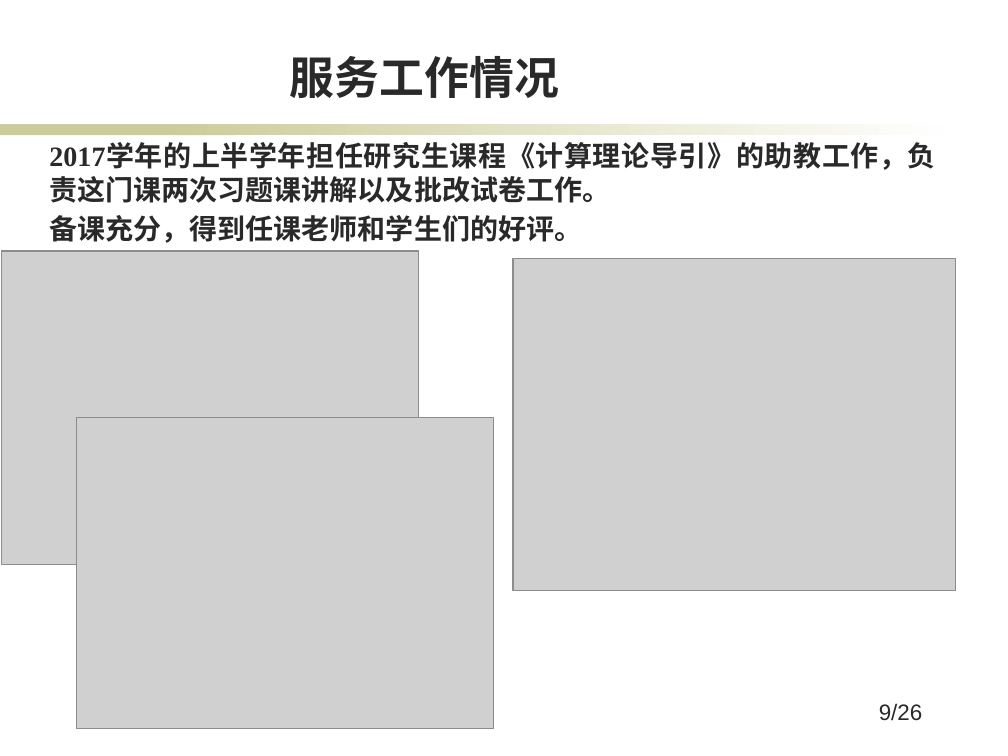
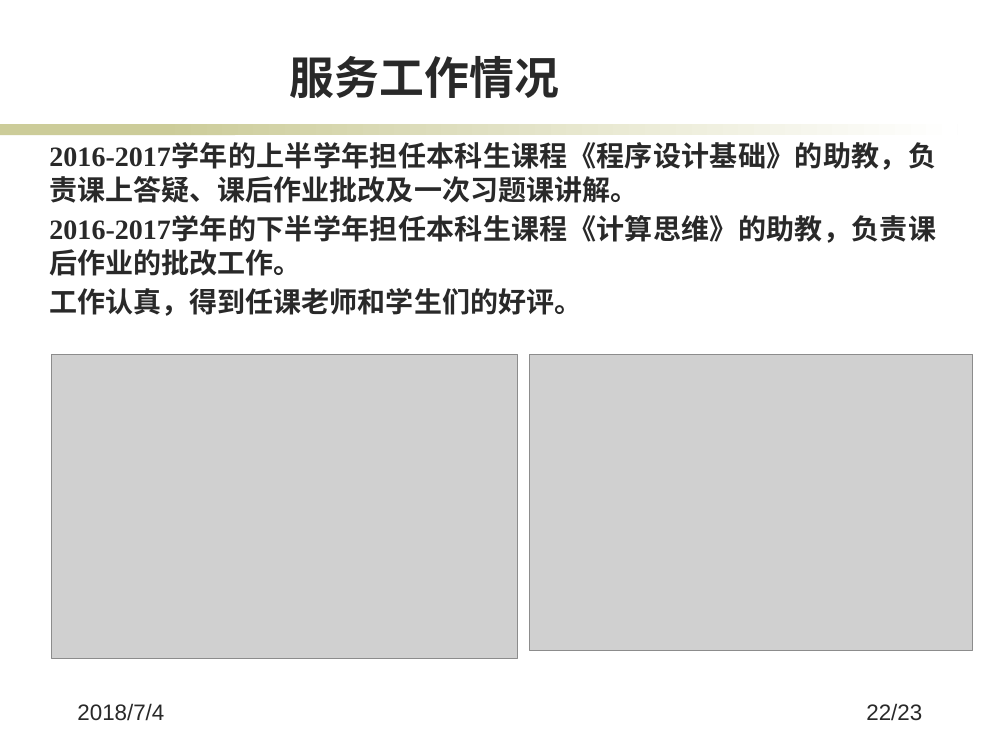
Before and after one commit to jkfhklh/papers-reading, a slide deck: slide 22 of 中期考核2018/B14.pptx (slide 9 before the commit). Drawn at 1008x756 pixels with LibreOffice and Linux fonts; fonts in the diff are those of the drawing; grey boxes stand for pictures; background and template pictures are left out. Boxes give left, top, right and bottom in pixels: in the first picture for what was removed or moved away, otherwise in the second. Text is boxed around its words. In the diff, an @@ line names an element or a change of style, - is before the commit and + after.

Commit message:
1113

```diff
--- a/中期考核2018/B14.pptx
+++ b/中期考核2018/B14.pptx
@@ text at [49,145,936,316]: text changed @@
-2017学年的上半学年担任研究生课程《计算理论导引》的助教工作，负责这门课两次习题课讲解以及批改试卷工作。
-备课充分，得到任课老师和学生们的好评。
+2016-2017学年的上半学年担任本科生课程《程序设计基础》的助教，负责课上答疑、课后作业批改及一次习题课讲解。
+2016-2017学年的下半学年担任本科生课程《计算思维》的助教，负责课后作业的批改工作。
+工作认真，得到任课老师和学生们的好评。
@@ picture removed at [2,251,418,564] @@
@@ picture: place and size @@
-picture at [77,417,493,728]
+picture at [51,354,517,657]
@@ picture: place and size @@
-picture at [513,259,956,591]
+picture at [530,354,973,650]
@@ text at [77,703,164,721]: text changed @@
-2018/7/3
+2018/7/4
@@ page number at [866,703,922,721]: text changed @@
-9/26
+22/23
```
Also in this commit, not shown: 2 other slides changed, 19 slides added, 6 slides removed.
